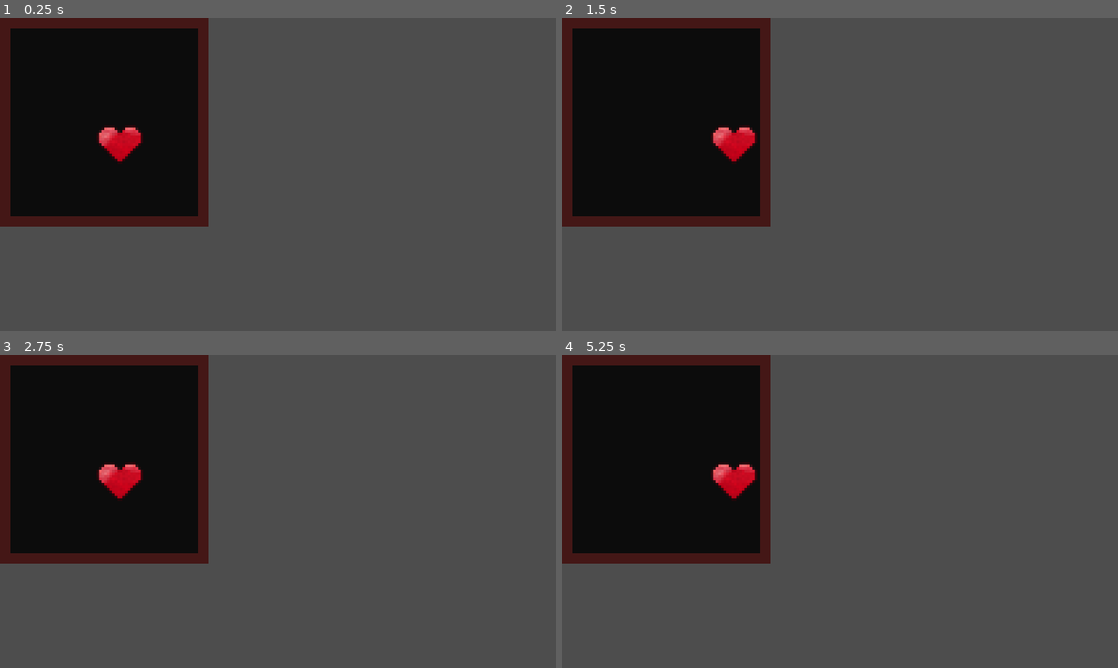
Above: before the commit, frames 1-4 (two rows, left to right).
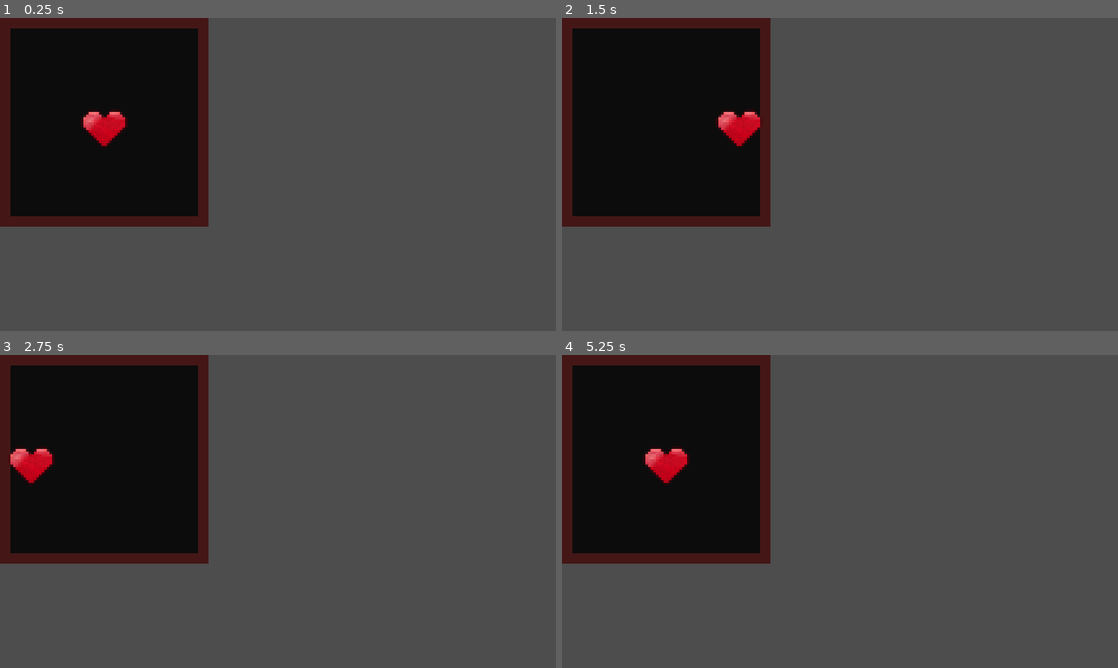
Above: after the commit, the same moments.

Repository: yanaexe/Global-Classroom-Project
Game: Godot game, scene res://scenes/dodge_minigame.tscn
Same seed, same stepped clock (60 frames per second), same inputs: the game is played once before the commit and once after it. This scene is started directly instead of the project's main scene.
Inputs (mouse positions are in pixels of both pictures, inside the frame that each line leads up to):
- Up to frame 1 (0.25 s): no input
- Up to frame 2 (1.5 s): tap Enter at 0.5 s; move the mouse to (962, 158) at 0.52 s; hold D (dodgeMG_right) from 0.53 s (still down); tap Shift (dash) at 0.6 s; tap Space (jump) at 0.77, 1.25 s; move the mouse to (728, 190) at 1.27 s; tap E (fire) at 1.35 s
- Up to frame 3 (2.75 s): tap Space (jump) at 1.52 s; tap Enter at 2 s; move the mouse to (333, 442) at 2.02 s; release D (dodgeMG_right) at 2.03 s; hold A (dodgeMG_left) from 2.03 s (still down); tap Shift (dash) at 2.1 s
- Up to frame 4 (5.25 s): tap Space (jump) at 2.75, 3.02, 3.77, 4.25, 4.52 s; move the mouse to (812, 574) at 2.77 s; release A (dodgeMG_left) at 2.78 s; hold D (dodgeMG_right) 2.78-4.28 s; tap E (fire) at 2.85, 4.35 s; tap Enter at 3.5 s; move the mouse to (1006, 558) at 3.52 s; tap Shift (dash) at 3.6, 5.1 s; move the mouse to (673, 464) at 4.27 s; hold A (dodgeMG_left) 4.28-5.03 s; move the mouse to (867, 511) at 5.02 s; hold D (dodgeMG_right) from 5.03 s (still down)

The runs differ from the first frame. In frame 1, 1.1% of the frame differs, in the area x 14-26%, y 29-46%; in frame 2, 1.0%; in frame 3, 1.3%; in frame 4, 1.3%, in the area x 14-36%, y 29-46%.

Commit message:
The heart stays in box. reworked so uses collision detection instead of clamping as calculation issues with clamping cause too many problems. Heart now stays in box and it visually clips on top and sides due sizing of the heart is in a pixel awkward state

Diff:
--- a/scenes/dodge_minigame.tscn
+++ b/scenes/dodge_minigame.tscn
@@ -46,16 +46,19 @@
 offset_bottom = 38.0
 color = Color(0.0475577, 0.0475576, 0.0475576, 1)
 
-[node name="PlayerSoul" type="CharacterBody2D" parent="BattleBox"]
+[node name="StaticBody2D" type="StaticBody2D" parent="BattleBox/Border/BattleArea"]
+
+[node name="CollisionPolygon2D" type="CollisionPolygon2D" parent="BattleBox/Border/BattleArea/StaticBody2D"]
+polygon = PackedVector2Array(-2, -2, 38, -2, 38, 38, -2, 38, 0, 36, 36, 36, 36, 0, 0, 0, 0, 36, -2, 38)
+
+[node name="PlayerSoul" type="CharacterBody2D" parent="BattleBox/Border"]
 scale = Vector2(0.333333, 0.333333)
 script = ExtResource("1_rsqg1")
 
-[node name="PlayerSprite" type="AnimatedSprite2D" parent="BattleBox/PlayerSoul"]
+[node name="CollisionPolygon2D" type="CollisionPolygon2D" parent="BattleBox/Border/PlayerSoul"]
+polygon = PackedVector2Array(57.0001, 53.0001, 63.0001, 53.0001, 69.0001, 53.0001, 73.0001, 57.0001, 73.0001, 63.0001, 61.0001, 75.0001, 59.0001, 75.0001, 47, 63.0001, 47, 57.0001, 51.0001, 53.0001)
+
+[node name="PlayerSprite" type="AnimatedSprite2D" parent="BattleBox/Border/PlayerSoul"]
 position = Vector2(60, 75)
 scale = Vector2(1.5, 1.5)
 sprite_frames = SubResource("SpriteFrames_ljo2j")
-
-[node name="CollisionPolygon2D" type="CollisionPolygon2D" parent="BattleBox/PlayerSoul"]
-position = Vector2(60, 63)
-scale = Vector2(1.5, 1.5)
-polygon = PackedVector2Array(0, -4, -2.66666, -6.66666, -6, -6.66666, -8.66667, -3.33333, -8.66667, 0, 0, 8.66667, 8.66667, 0, 8.66667, -4, 5.33334, -6.66666, 2, -6.66666)
--- a/scripts/player_soul.gd
+++ b/scripts/player_soul.gd
@@ -5,11 +5,7 @@
 
 var battle_area: Control  # ColorRect or any Control node used as the border
 
-func _ready():
-	# Get the BattleArea node (adjust path if needed)
-	battle_area = get_node("/root/DodgeMinigame/BattleBox/Border/BattleArea")
-
-func _process(delta):
+func _physics_process(delta):
 
 	# Movement input
 	var input_vector = Vector2(
@@ -19,23 +15,3 @@
 
 	velocity = input_vector * speed
 	move_and_slide()
-
-	# Convert UI screen position to world space using Godot 4.2+ syntax
-	var screen_pos := battle_area.get_screen_position()
-	var canvas_transform: Transform2D = get_viewport().get_canvas_transform()
-	var top_left: Vector2 = canvas_transform.affine_inverse() * screen_pos
-	var size: Vector2 = battle_area.size
-	var bottom_right: Vector2 = top_left + size
-
-	# Clamp inside the box, accounting for the heart's size
-	var min_x = top_left.x + heart_size.x / 2
-	var max_x = bottom_right.x - heart_size.x / 2
-	var min_y = top_left.y + heart_size.y / 2
-	var max_y = bottom_right.y - heart_size.y / 2
-
-	print("Top-left:", top_left, " | Bottom-right:", bottom_right)
-	print("PlayerSoul global_position:", global_position)
-
-
-	global_position.x = clamp(global_position.x, min_x, max_x)
-	global_position.y = clamp(global_position.y, min_y, max_y)
